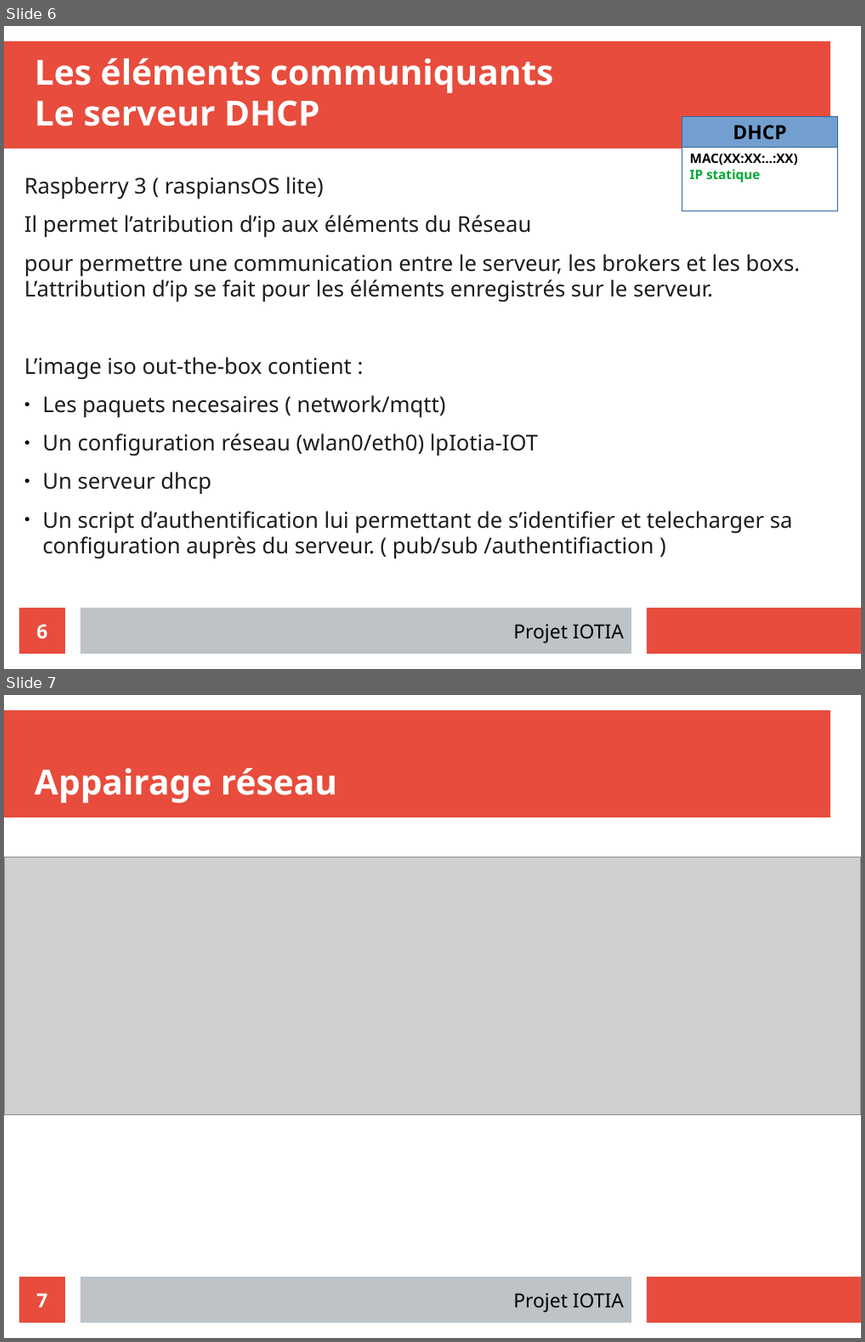
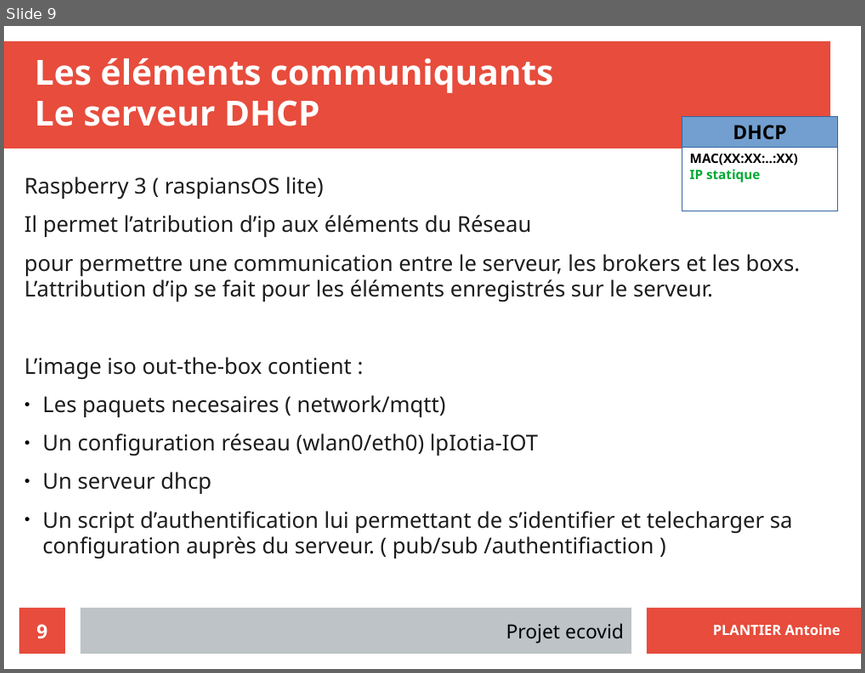
Before and after one commit to LENSAlex/ProjetIotia, a slide deck: config-raspbery/doc/Presentation_Network.odp. Shown one above the other, each under a label of ours: slides 6 and 7 before the commit, slide 9 after it. The pictures are 865x1342 and 865x673 pixels, drawn with LibreOffice and Linux fonts; fonts in the diff are those of the drawing; grey boxes stand for pictures; background and template pictures are left out. Boxes give left, top, right and bottom in pixels: in the first picture for what was removed or moved away, otherwise in the second. Text is boxed around its words. In the diff, an @@ line names an element or a change of style, - is before the commit and + after.

```diff
--- a/config-raspbery/doc/Presentation_Network.odp
+++ b/config-raspbery/doc/Presentation_Network.odp
@@ slide 7 removed at [4, 695, 861, 1338], background #FFFFFF; not listed: 4 template elements that a slide beside it also shows @@
@@ title removed at [35, 768, 337, 803] @@
-Appairage réseau
@@ picture removed at [4, 857, 861, 1115] @@
@@ page number removed at [19, 1276, 65, 1322] @@
-7
@@ what was slide 6 is now slide 9 @@
@@ slide 9 changed as well @@
@@ page number at [36, 624, 47, 639]: text changed @@
-6
+9
@@ text at [506, 623, 624, 643]: text changed @@
-Projet IOTIA
+Projet ecovid
@@ text added at [713, 624, 840, 635], 13 pt, text #FFFFFF, bold @@
+PLANTIER Antoine
```
Also in this commit, not shown: 4 other slides changed, 10 slides added, 1 other slide removed, 5 other files.
